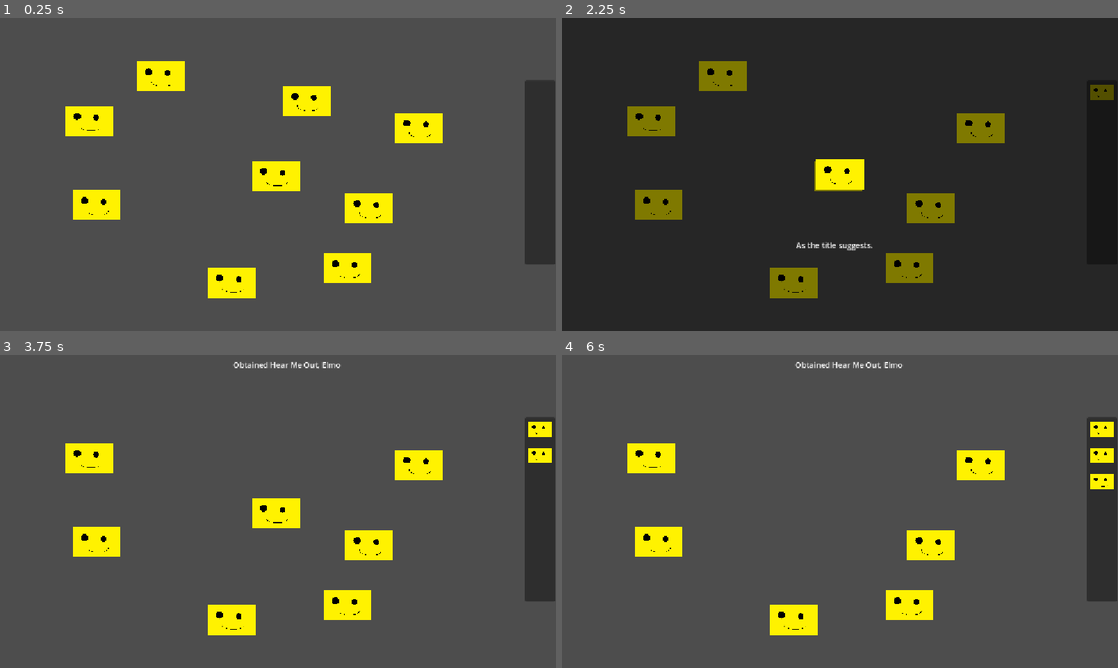
Above: before the commit, frames 1-4 (two rows, left to right).
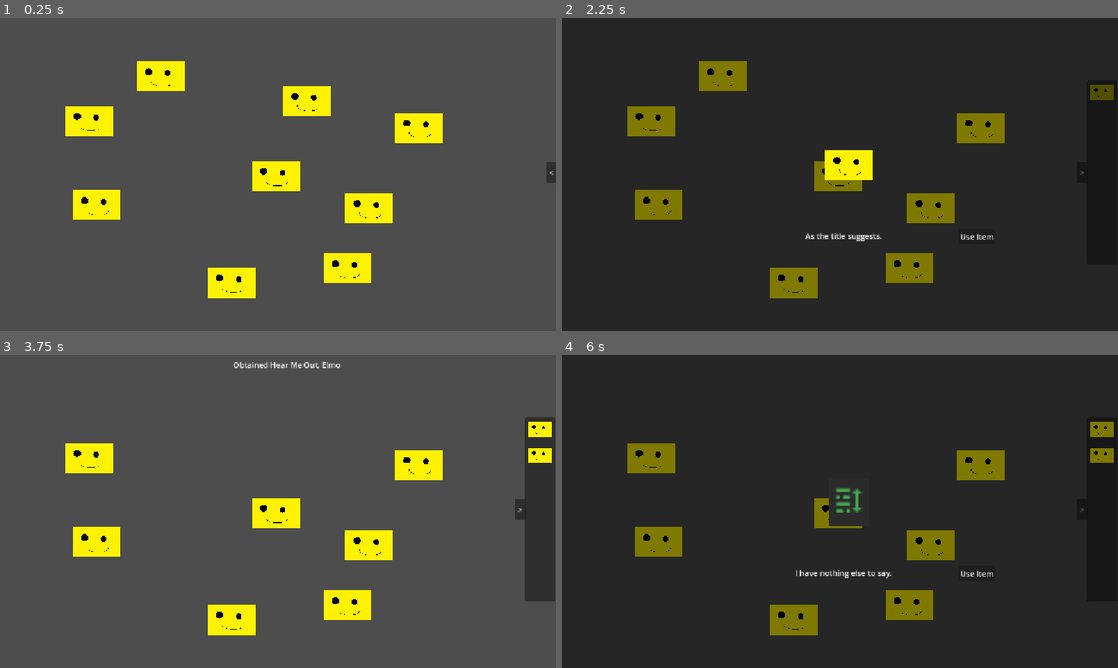
Above: after the commit, the same moments.

Repository: jegeiii/kafcult-co.-s-GIMJAM
Game: Godot game, scene res://scenes/inventory_test.tscn
Two runs of this game, one before a commit and one after it. Both use one fixed random seed, a clock stepped at 60 frames per second and the inputs below. This scene is started directly instead of the project's main scene.
Inputs (mouse positions are in pixels of both pictures, inside the frame that each line leads up to):
- Up to frame 1 (0.25 s): no input
- Up to frame 2 (2.25 s): click (867, 102) at 0.52 s; click (1112, 171) at 1.25 s, where only the run after the commit has a clickable "<"; click (1101, 93) at 2.02 s
- Up to frame 3 (3.75 s): click (522, 508) at 2.75 s, where only the run after the commit has a clickable ">"; click (161, 414) at 3.52 s
- Up to frame 4 (6 s): click (1101, 455) at 4.27 s; click (928, 545) at 5 s; click (851, 502) at 5.75 s, where only the run after the commit has a clickable "b"

The runs differ from the first frame. In frame 1, 3.1% of the frame differs, in the area x 94-100%, y 20-79%; in frame 2, 1.2%; in frame 3, 0.1%; in frame 4, 97%, in the area x 0-100%, y 0-100%.

Commit message:
feat: added opening/closing inventory, inventory item usage

Diff:
--- a/scenes/inventory_test.tscn
+++ b/scenes/inventory_test.tscn
@@ -4,13 +4,13 @@
 
 [node name="InventoryTest" type="Node2D" unique_id=2044100818]
 
-[node name="clickables" parent="." unique_id=473976335 instance=ExtResource("1_h73wm")]
+[node name="a" parent="." unique_id=473976335 instance=ExtResource("1_h73wm")]
 offset_left = 584.0
 offset_top = 141.0
 offset_right = 688.0
 offset_bottom = 203.0
 
-[node name="clickables2" parent="." unique_id=316619854 instance=ExtResource("1_h73wm")]
+[node name="b" parent="." unique_id=316619854 instance=ExtResource("1_h73wm")]
 offset_left = 281.0
 offset_top = 90.0
 offset_right = 385.0
--- a/scenes/inventory_ui.tscn
+++ b/scenes/inventory_ui.tscn
@@ -9,10 +9,10 @@
 script = ExtResource("1_ylkvr")
 
 [node name="PanelContainer" type="PanelContainer" parent="." unique_id=862810394]
-offset_left = 1088.0
-offset_top = 129.0
-offset_right = 1150.0
-offset_bottom = 510.0
+offset_left = 1153.0
+offset_top = 130.0
+offset_right = 1215.0
+offset_bottom = 511.0
 
 [node name="ScrollContainer" type="ScrollContainer" parent="PanelContainer" unique_id=83714804]
 layout_mode = 2
@@ -23,6 +23,43 @@
 custom_minimum_size = Vector2(50, 0)
 layout_mode = 2
 size_flags_horizontal = 6
+
+[node name="inventory_closed" type="PanelContainer" parent="." unique_id=849046994]
+visible = false
+offset_left = 1153.0
+offset_top = 130.0
+offset_right = 1215.0
+offset_bottom = 511.0
+
+[node name="inventory_opened" type="PanelContainer" parent="." unique_id=1370788534]
+visible = false
+offset_left = 1088.0
+offset_top = 129.0
+offset_right = 1150.0
+offset_bottom = 510.0
+
+[node name="Button" type="Button" parent="." unique_id=1276870091]
+offset_left = 1132.0
+offset_top = 298.0
+offset_right = 1154.0
+offset_bottom = 342.0
+text = "<"
+
+[node name="button_closed" type="Button" parent="." unique_id=633699166]
+visible = false
+offset_left = 1132.0
+offset_top = 298.0
+offset_right = 1154.0
+offset_bottom = 342.0
+text = "<"
+
+[node name="button_opened" type="Button" parent="." unique_id=51878666]
+visible = false
+offset_left = 1067.0
+offset_top = 298.0
+offset_right = 1089.0
+offset_bottom = 342.0
+text = "<"
 
 [node name="fade_black" parent="." unique_id=1813767706 instance=ExtResource("1_tahbm")]
 offset_left = 0.0
@@ -37,14 +74,20 @@
 anchor_top = 0.5
 anchor_right = 0.5
 anchor_bottom = 0.5
-offset_left = -50.0
-offset_top = -50.0
-offset_right = 50.0
-offset_bottom = 50.0
+offset_left = -31.0
+offset_top = -69.0
+offset_right = 69.0
+offset_bottom = 31.0
 grow_horizontal = 2
 grow_vertical = 2
 ignore_texture_size = true
 stretch_mode = 5
+
+[node name="Label" type="Label" parent="item_closeup" unique_id=480561035]
+visible = false
+layout_mode = 0
+offset_right = 40.0
+offset_bottom = 23.0
 
 [node name="dimmer" parent="item_closeup" unique_id=1440613432 instance=ExtResource("3_mdwe3")]
 
@@ -60,6 +103,14 @@
 layout_mode = 2
 horizontal_alignment = 1
 vertical_alignment = 1
+
+[node name="use_button" type="Button" parent="item_closeup" unique_id=172195069]
+layout_mode = 0
+offset_left = 276.0
+offset_top = 182.0
+offset_right = 353.0
+offset_bottom = 213.0
+text = "Use Item"
 
 [node name="notification" type="PanelContainer" parent="." unique_id=930474287]
 self_modulate = Color(1, 1, 1, 0)
@@ -77,4 +128,6 @@
 [node name="Timer" type="Timer" parent="notification" unique_id=825099220]
 wait_time = 0.1
 
+[connection signal="pressed" from="Button" to="." method="expand_inventory"]
 [connection signal="gui_input" from="fade_black" to="." method="_on_fade_black_gui_input"]
+[connection signal="pressed" from="item_closeup/use_button" to="." method="_on_use_button_pressed"]
--- a/scripts/inventory_manager.gd
+++ b/scripts/inventory_manager.gd
@@ -2,7 +2,18 @@
 
 #var inventory_slot: Dictionary
 var inventory: Dictionary
+var using_item: String
 signal fade_black_pressed
+
+func expand_inventory():
+	if $Button.text == "<":
+		$Button.text = ">"
+		$Button.set_position($button_opened.position)
+		$PanelContainer.set_position($inventory_opened.position)
+	elif $Button.text == ">":
+		$Button.text = "<"
+		$Button.set_position($button_closed.position)
+		$PanelContainer.set_position($inventory_closed.position)
 
 func load_inventory(json_path: String) -> void:
 	var file = FileAccess.open(json_path, FileAccess.READ)
@@ -23,6 +34,16 @@
 	notification_popup(item_id)
 	print(inventory[item_id]["count"])
 
+func remove_item(item_id: String):
+	inventory[item_id]["count"] -= 1
+	if inventory[item_id]["count"] <= 0:
+		$PanelContainer/ScrollContainer/VBoxContainer.remove_child(get_node("PanelContainer/ScrollContainer/VBoxContainer/" + item_id))
+
+func use_item(item_id: String):
+	using_item = item_id
+	remove_item(item_id)
+	close_inspect()
+
 func notification_popup(item_id: String):
 	$notification/RichTextLabel.visible = true
 	for i in range(5):
@@ -40,6 +61,7 @@
 	$item_closeup/PanelContainer/RichTextLabel.text = inventory[item_id]["description"]
 	$item_closeup.visible = true
 	$item_closeup.texture_normal = load(inventory[item_id]["texture_path"])
+	$item_closeup/Label.text = item_id
 
 # Called when the node enters the scene tree for the first time.
 func _ready() -> void:
@@ -48,14 +70,15 @@
 	print(inventory["a"]["name"])
 	print(inventory["b"]["description"])
 
-# Called every frame. 'delta' is the elapsed time since the previous frame.
-func _process(delta: float) -> void:
-	pass
-
-
 func _on_fade_black_gui_input(event: InputEvent) -> void:
 	if event.is_action_pressed("LMB"):
-		fade_black_pressed.emit()
-		$item_closeup.visible = false
-		$fade_black.fade_in(0.1)
-		$fade_black.mouse_filter = Control.MOUSE_FILTER_IGNORE
+		close_inspect()
+
+func _on_use_button_pressed() -> void:
+	use_item($item_closeup/Label.text)
+
+func close_inspect():
+	fade_black_pressed.emit()
+	$item_closeup.visible = false
+	$fade_black.fade_in(0.1)
+	$fade_black.mouse_filter = Control.MOUSE_FILTER_IGNORE
